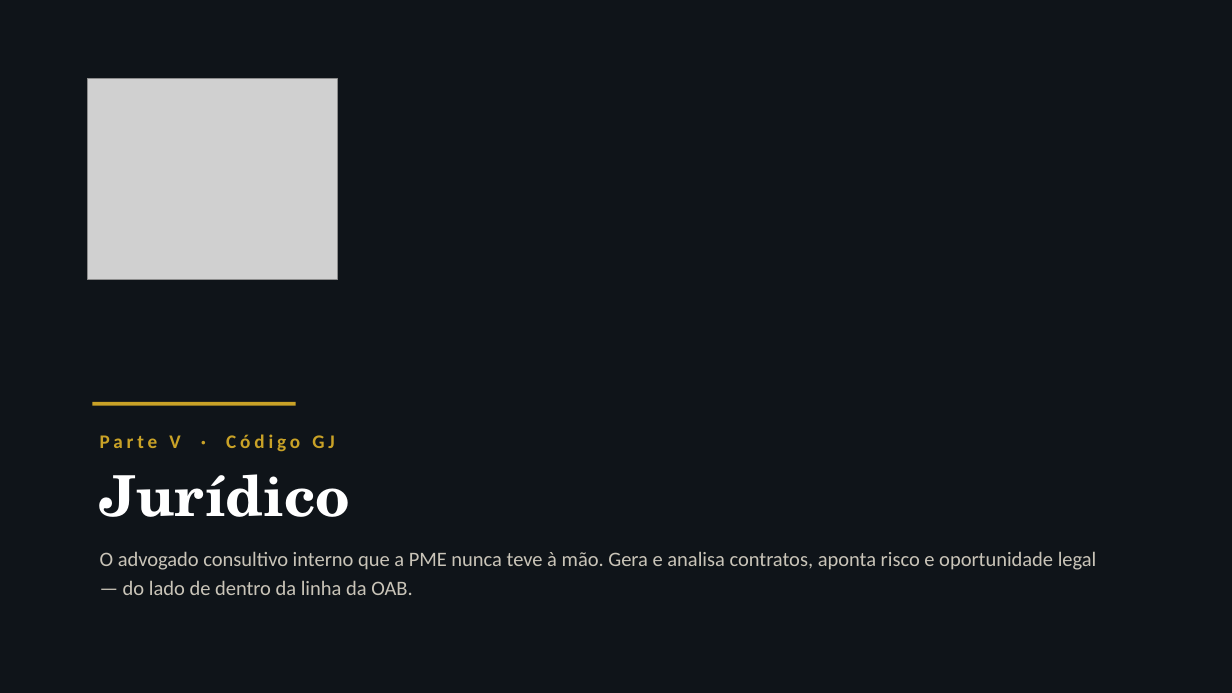
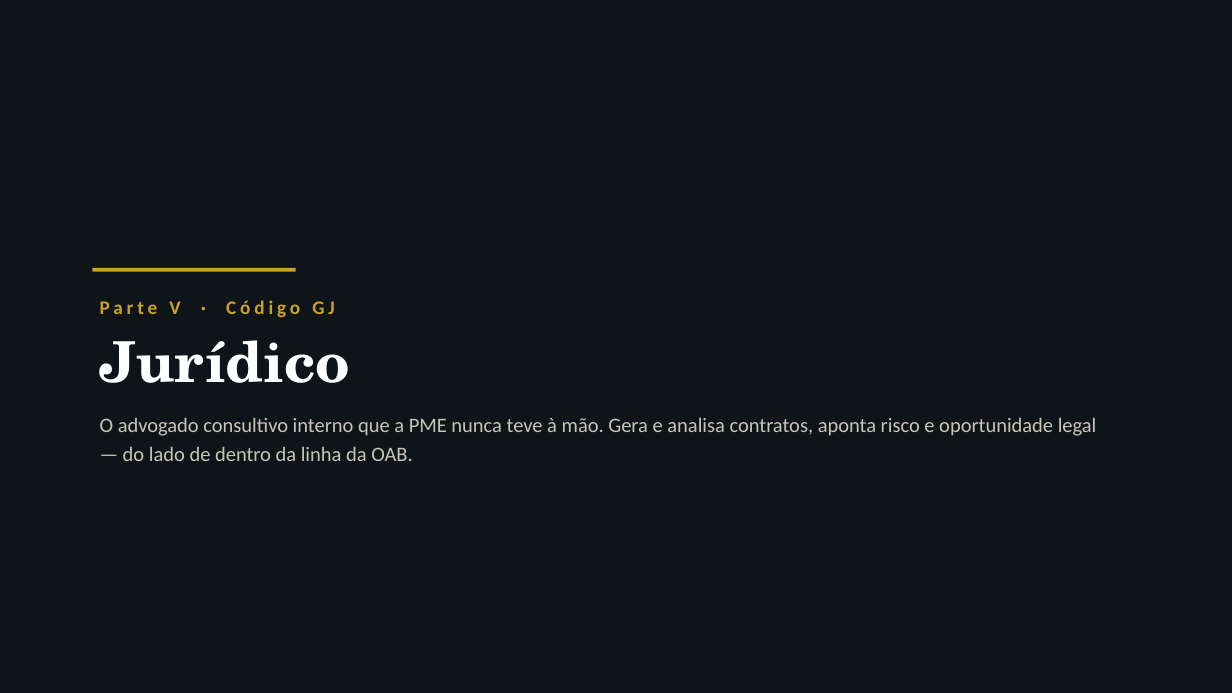
Before and after one commit to gibasenaprodutosdigitais-jpg/gilbertoos, a slide deck: slide 24 of Projetos Gsena Tec/oceo/apresentacao/OCEO - A Obra Completa (apresentacao).pptx. Drawn at 1232x693 pixels with LibreOffice and Linux fonts; fonts in the diff are those of the drawing; grey boxes stand for pictures. Boxes give left, top, right and bottom in pixels: in the first picture for what was removed or moved away, otherwise in the second. Text is boxed around its words. In the diff, an @@ line names an element or a change of style, - is before the commit and + after.

```diff
--- a/Projetos Gsena Tec/oceo/apresentacao/OCEO - A Obra Completa (apresentacao).pptx
+++ b/Projetos Gsena Tec/oceo/apresentacao/OCEO - A Obra Completa (apresentacao).pptx
@@ picture removed at [88, 79, 337, 280] @@
@@ rectangle: place and size @@
-rectangle at [92, 402, 296, 406]
+rectangle at [92, 268, 296, 272]
@@ text "Parte V · Código GJ": place and size @@
-text "Parte V · Código GJ" at [100, 434, 1097, 595]
+text "Parte V · Código GJ" at [100, 300, 1097, 461]
```
Also in this commit, not shown: 37 other slides changed, 1 other file.
